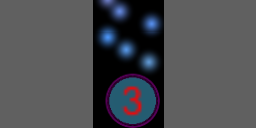
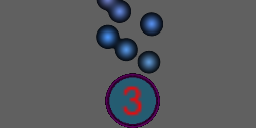
Before/after of a (256, 128) layered artwork. What changed in the layer stack:
painted on "Pasted Layer" over bbox(93, 0, 164, 128)
